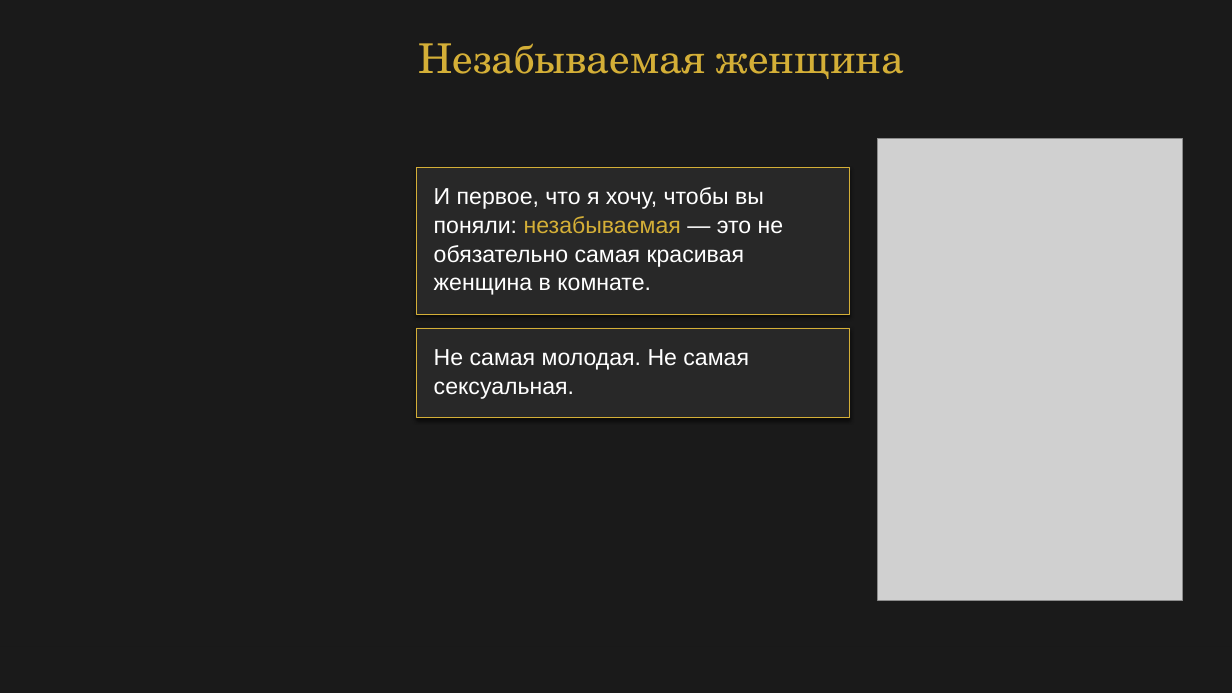
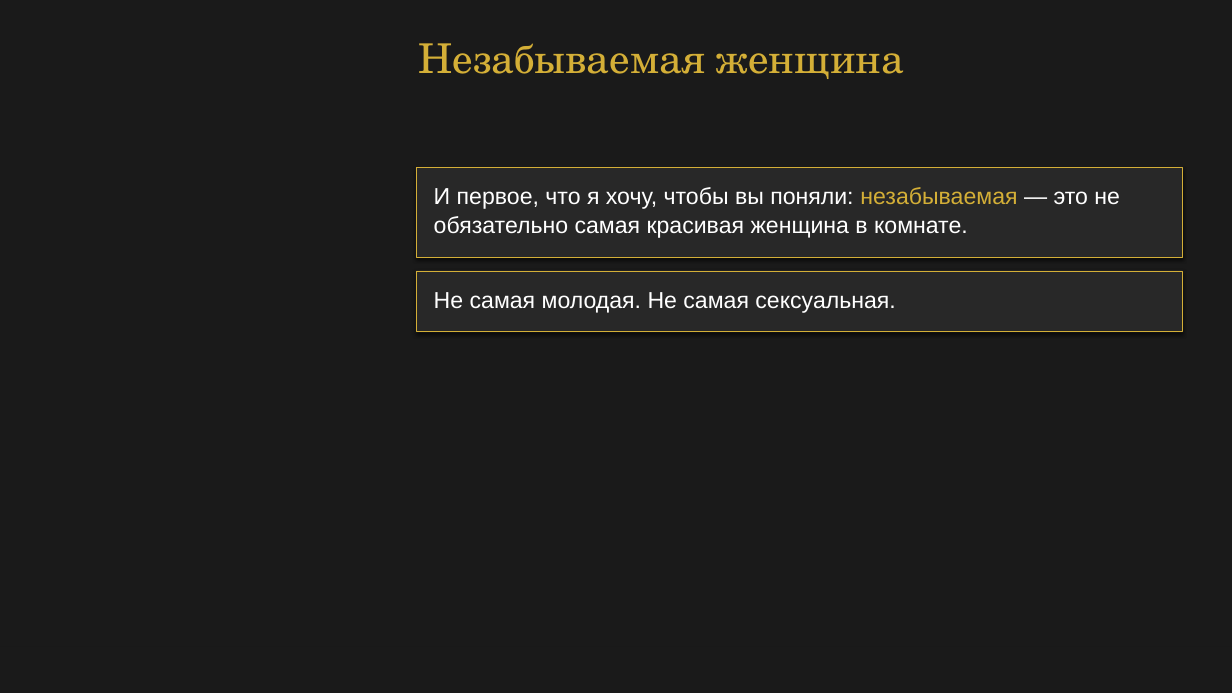
Before and after one commit to babylonofkommod-ai/-, a slide deck: slide 2 of Ваш Кристалл незабываемости.pptx. Drawn at 1232x693 pixels with LibreOffice and Linux fonts; fonts in the diff are those of the drawing; grey boxes stand for pictures. Boxes give left, top, right and bottom in pixels: in the first picture for what was removed or moved away, otherwise in the second. Text is boxed around its words. In the diff, an @@ line names an element or a change of style, - is before the commit and + after.

```diff
--- a/Ваш Кристалл незабываемости.pptx
+++ b/Ваш Кристалл незабываемости.pptx
@@ picture removed at box(878, 139, 1183, 601) @@
@@ rectangle: place and size @@
-rectangle at box(416, 167, 850, 315)
+rectangle at box(416, 167, 1183, 258)
@@ rectangle: place and size @@
-rectangle at box(417, 167, 850, 314)
+rectangle at box(417, 167, 1183, 257)
@@ text at box(434, 187, 1120, 238): text changed @@
-И первое, что я хочу, чтобы вы
-поняли: незабываемая — это не
-обязательно самая красивая
-женщина в комнате.
+И первое, что я хочу, чтобы вы поняли: незабываемая — это не
+обязательно самая красивая женщина в комнате.
@@ rectangle added at box(416, 271, 1183, 333), fill #282828 @@
@@ rectangle added at box(417, 271, 1183, 332), fill #282828, outline #D4AF37 0.5 pt @@
@@ text at box(434, 292, 895, 313): text changed @@
-Не самая молодая. Не самая
-сексуальная.
+Не самая молодая. Не самая сексуальная.
@@ rectangle removed at box(416, 328, 850, 419) @@
@@ rectangle removed at box(417, 328, 850, 418) @@
```
Also in this commit, not shown: 21 other slides changed, 13 other files.
